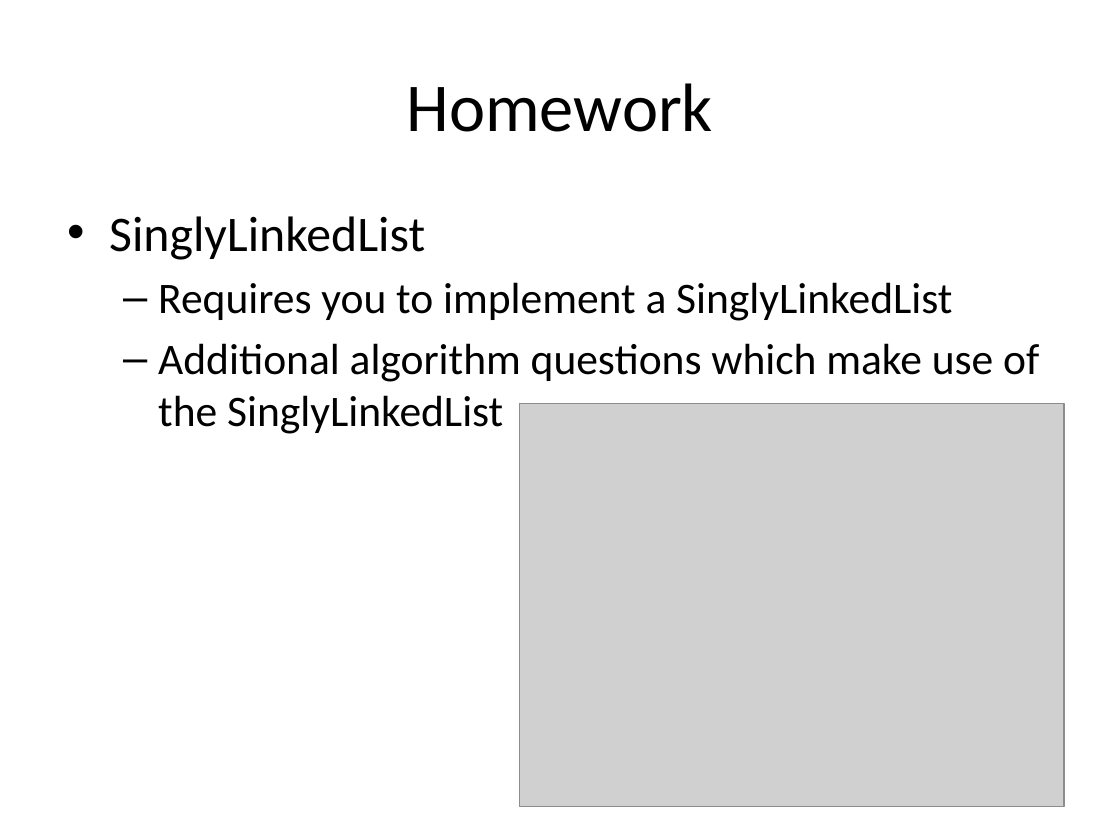
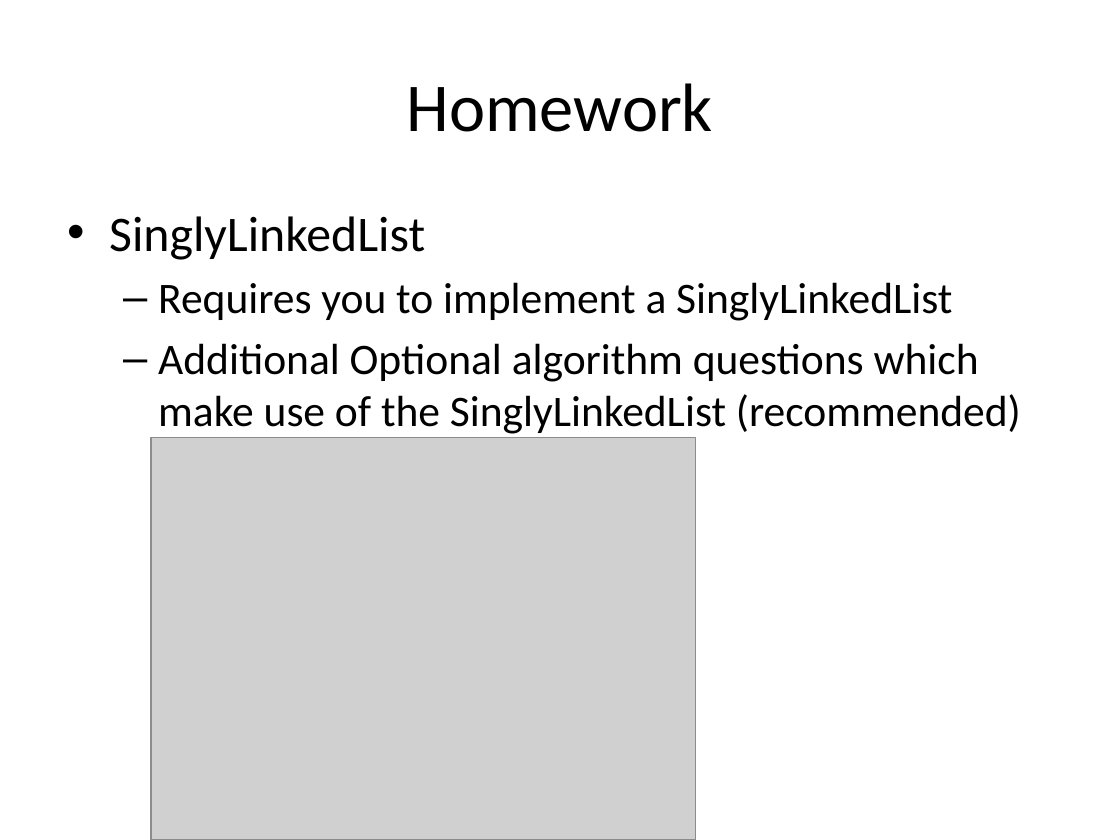
Before and after one commit to RHIT-CSSE/csse220, a slide deck: slide 13 of ClassMaterials/LinkedLists/Slides/Part1-LinkedLists.pptx. Drawn at 1120x840 pixels with LibreOffice and Linux fonts; fonts in the diff are those of the drawing; grey boxes stand for pictures. Boxes give left, top, right and bottom in pixels: in the first picture for what was removed or moved away, otherwise in the second. Text is boxed around its words. In the diff, an @@ line names an element or a change of style, - is before the commit and + after.

Commit message:
updating slides

```diff
--- a/ClassMaterials/LinkedLists/Slides/Part1-LinkedLists.pptx
+++ b/ClassMaterials/LinkedLists/Slides/Part1-LinkedLists.pptx
@@ text at bbox=[158, 343, 1021, 434]: text changed @@
-  – Additional algorithm questions which make use of the SinglyLinkedList
+  – Additional Optional algorithm questions which make use of the SinglyLinkedList (recommended)
@@ picture: place and size @@
-picture at bbox=[520, 403, 1064, 806]
+picture at bbox=[151, 437, 696, 840]
```
Also in this commit, not shown: 1 other slide changed, 1 slide added, 5 slides removed, 47 other files.
